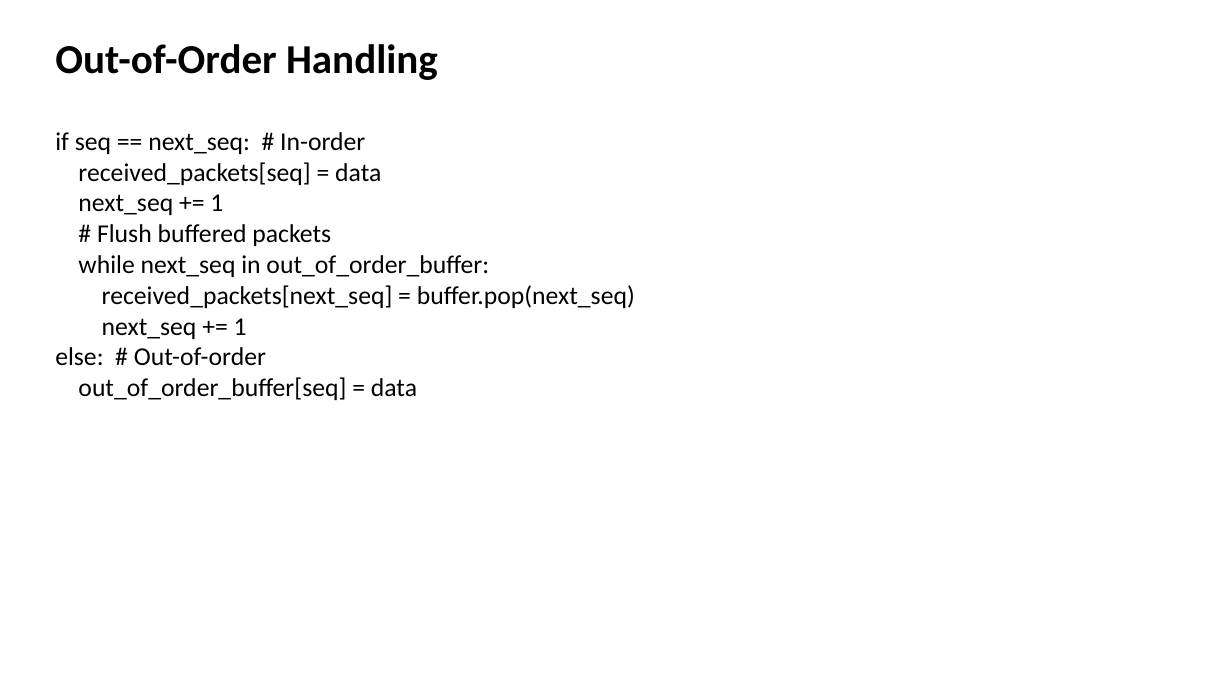
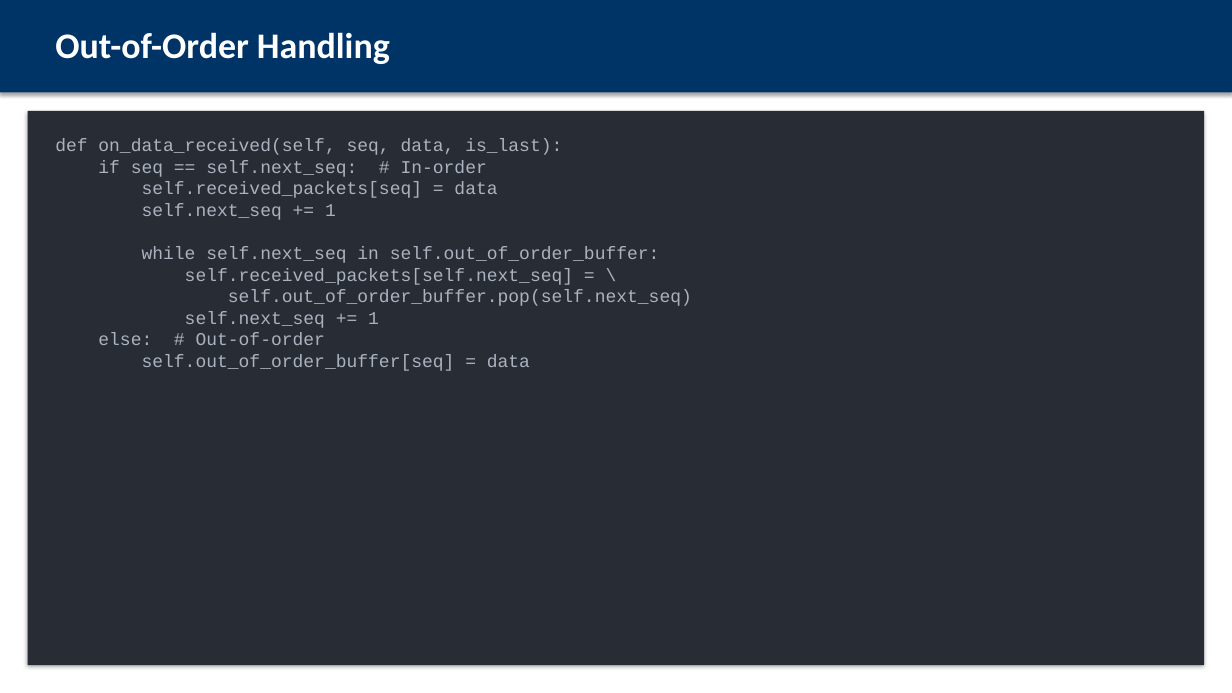
Before and after one commit to wuzhi456/cn_proj, a slide deck: slide 10 of presentation.pptx. Drawn at 1232x693 pixels with LibreOffice and Linux fonts; fonts in the diff are those of the drawing. Boxes give left, top, right and bottom in pixels: in the first picture for what was removed or moved away, otherwise in the second. Text is boxed around its words. In the diff, an @@ line names an element or a change of style, - is before the commit and + after.

```diff
--- a/presentation.pptx
+++ b/presentation.pptx
@@ rectangle added at box(0, 0, 1232, 92), fill #003366 @@
@@ text "Out-of-Order Handling": place and size @@
-text "Out-of-Order Handling" at box(55, 44, 438, 80)
+text "Out-of-Order Handling" at box(55, 32, 390, 64)
@@ text "Out-of-Order Handling" at box(55, 32, 390, 64): size 32 to 28 pt, text colour #000000 to #FFFFFF @@
@@ rectangle added at box(28, 111, 1204, 665), fill #282C34 @@
@@ text "def on_data_received(self, seq, data, is_last):": place and size @@
-text "def on_data_received(self, seq, data, is_last):" at box(55, 132, 635, 400)
+text "def on_data_received(self, seq, data, is_last):" at box(55, 139, 692, 371)
@@ text at box(55, 139, 692, 328): text changed; size 20 to 14 pt; font Calibri to Courier New; text colour #000000 to #ABB2BF @@
-if seq == next_seq: # In-order
-received_packets[seq] = data
-next_seq += 1
-# Flush buffered packets
-while next_seq in out_of_order_buffer:
-received_packets[next_seq] = buffer.pop(next_seq)
-next_seq += 1
+def on_data_received(self, seq, data, is_last):
+if seq == self.next_seq: # In-order
+self.received_packets[seq] = data
+self.next_seq += 1
+while self.next_seq in self.out_of_order_buffer:
+self.received_packets[self.next_seq] = \
+self.out_of_order_buffer.pop(self.next_seq)
+self.next_seq += 1
@@ text at box(98, 333, 325, 345): size 20 to 14 pt, font Calibri to Courier New, text colour #000000 to #ABB2BF in "else: # Out-of-order" @@
@@ text at box(142, 355, 530, 371): text changed; size 20 to 14 pt; font Calibri to Courier New; text colour #000000 to #ABB2BF @@
-out_of_order_buffer[seq] = data
+self.out_of_order_buffer[seq] = data
```
Also in this commit, not shown: 9 other slides changed, 6 slides added, 5 slides removed.
